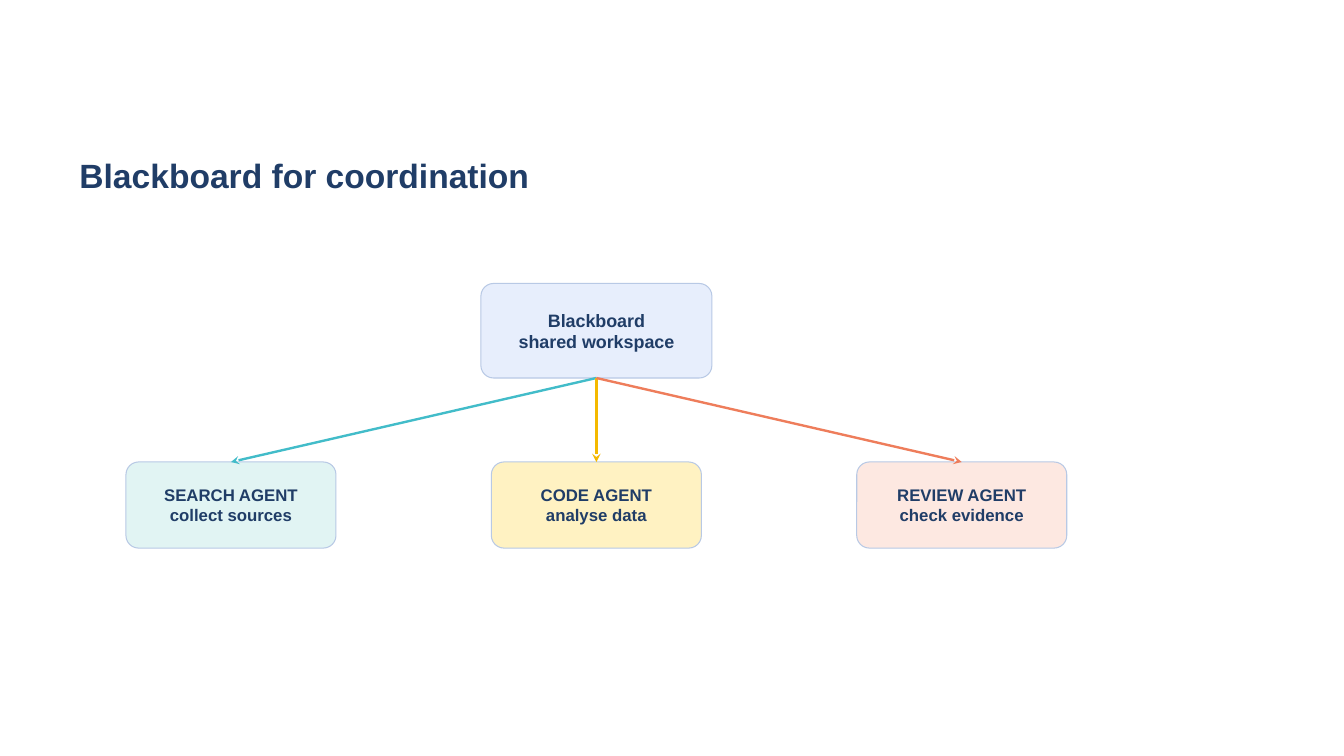
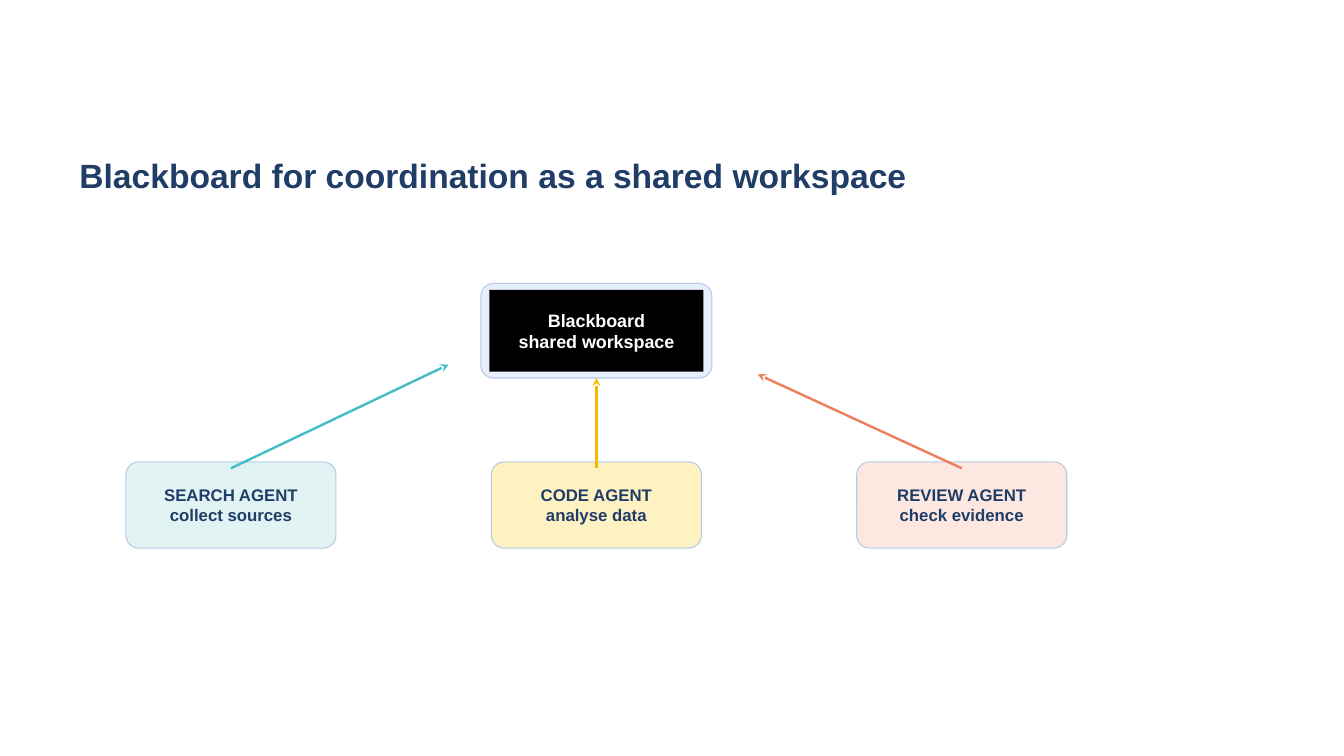
Before and after one commit to acceleratescience/hands-on-agentic-ai, a slide deck: slide 17 of slides/intro_agentic_ai.pptx (slide 16 before the commit). Drawn at 1344x756 pixels with LibreOffice and Linux fonts; fonts in the diff are those of the drawing; background and template pictures are left out. Boxes give left, top, right and bottom in pixels: in the first picture for what was removed or moved away, otherwise in the second. Text is boxed around its words. In the diff, an @@ line names an element or a change of style, - is before the commit and + after.

```diff
--- a/slides/intro_agentic_ai.pptx
+++ b/slides/intro_agentic_ai.pptx
@@ text at (79, 163, 907, 195): text changed @@
-Blackboard for coordination
+Blackboard for coordination as a shared workspace
@@ rectangle "Blackboard": place and size @@
-rectangle "Blackboard" at (519, 314, 674, 352)
+rectangle "Blackboard" at (489, 290, 703, 372)
@@ rectangle "Blackboard" at (489, 290, 703, 372): text colour #203D67 to #FFFFFF; fill none to #000000 @@
@@ arrow moved from (597, 378) - (231, 462) to (231, 469) - (449, 365) @@
@@ arrow moved from (597, 378) - (597, 462) to (597, 469) - (597, 378) @@
@@ arrow moved from (597, 378) - (962, 462) to (962, 469) - (758, 374) @@
```
Also in this commit, not shown: 2 other slides changed, 1 slide added, 2 other files.
